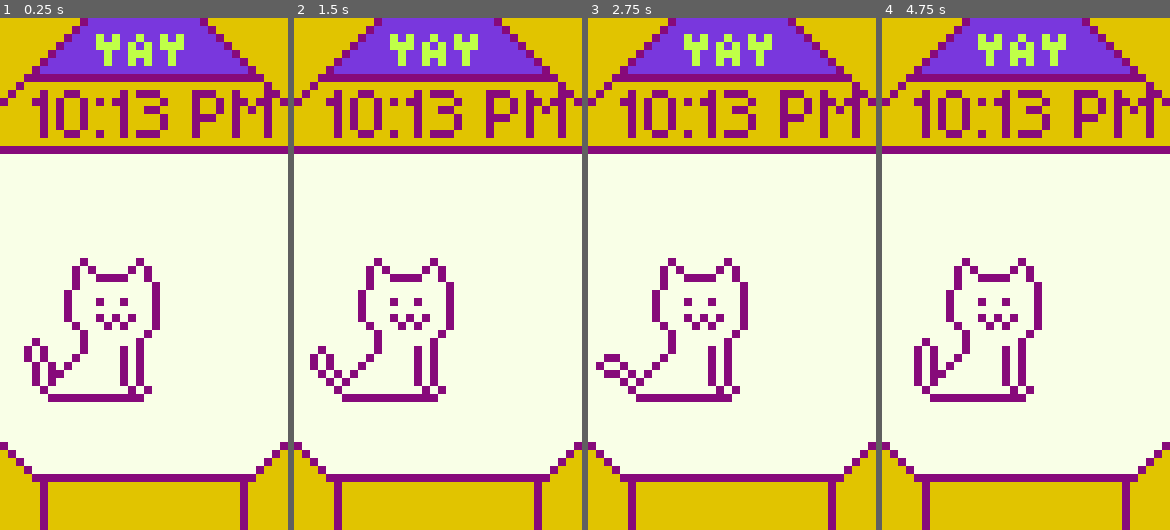
Above: before the commit, frames 1-4 (left to right).
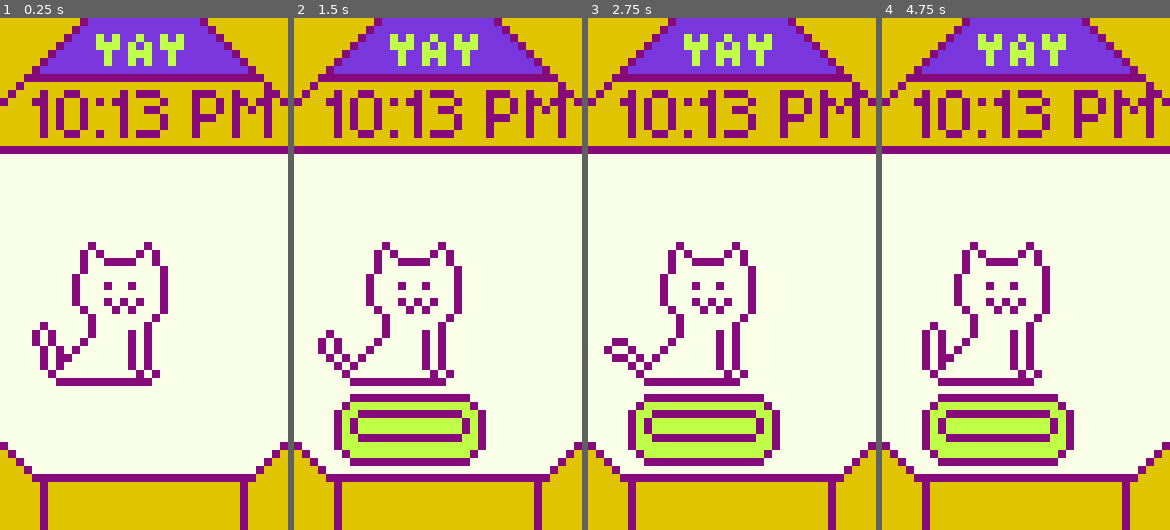
Above: after the commit, the same moments.

Repository: apollo-cool/tomakitty
Game: Godot game, scene res://scenes/main.tscn
Same seed, same stepped clock (60 frames per second), same inputs: the game is played once before the commit and once after it.
Inputs (mouse positions are in pixels of both pictures, inside the frame that each line leads up to):
- Up to frame 1 (0.25 s): no input
- Up to frame 2 (1.5 s): move the mouse to (501, 248) at 0.52 s; click (501, 248) at 0.67 s; move the mouse to (380, 299) at 1.27 s; click (380, 299) at 1.42 s
- Up to frame 3 (2.75 s): move the mouse to (821, 361) at 2.02 s; click (821, 361) at 2.17 s
- Up to frame 4 (4.75 s): move the mouse to (1011, 376) at 2.77 s; click (1011, 376) at 2.92 s; move the mouse to (1112, 350) at 3.52 s; click (1112, 350) at 3.67 s; tap Enter at 4.25 s; move the mouse to (939, 197) at 4.27 s; click (939, 197) at 4.42 s

The runs differ from the first frame. In frame 1, 5.3% of the frame differs, in the area x 8-59%, y 43-75%; in frame 2, 11%; in frame 3, 11%; in frame 4, 11%, in the area x 11-67%, y 43-88%.

Commit message:
Added Bed Logic

Diff:
--- a/scenes/game.tscn
+++ b/scenes/game.tscn
@@ -4,10 +4,13 @@
 [ext_resource type="Texture2D" uid="uid://dy2dsailrsi4i" path="res://assets/background.png" id="1_uwrxv"]
 [ext_resource type="PackedScene" uid="uid://0hswwu7ni0l1" path="res://scenes/ball.tscn" id="2_lbhrr"]
 [ext_resource type="PackedScene" uid="uid://56cv6b8ka5au" path="res://scenes/tomacat.tscn" id="2_yqjtg"]
+[ext_resource type="PackedScene" uid="uid://d2l58qtnmcgp4" path="res://scenes/bed.tscn" id="3_iywne"]
 
 [node name="Game" type="Node2D" unique_id=724130003]
 script = ExtResource("1_lnu2h")
+bed_position = Vector2(14, 52)
 ball_resource = ExtResource("2_lbhrr")
+bed_resource = ExtResource("3_iywne")
 
 [node name="Background" type="Sprite2D" parent="." unique_id=1596435337]
 position = Vector2(18, 32)
@@ -15,7 +18,7 @@
 
 [node name="Tomacat" parent="." unique_id=26261256 instance=ExtResource("2_yqjtg")]
 unique_name_in_owner = true
-position = Vector2(11, 39)
+position = Vector2(12, 37)
 
 [node name="Tick" type="Timer" parent="." unique_id=1372757979]
 unique_name_in_owner = true
@@ -23,4 +26,5 @@
 autostart = true
 
 [connection signal="im_bored" from="Tomacat" to="." method="_on_tomacat_im_bored"]
+[connection signal="im_tired" from="Tomacat" to="." method="_on_tomacat_im_tired"]
 [connection signal="timeout" from="Tick" to="." method="_on_tick"]
--- a/scenes/gui.gd
+++ /dev/null
@@ -1 +0,0 @@
-extends Control
--- a/scenes/main.tscn
+++ b/scenes/main.tscn
@@ -2,7 +2,7 @@
 
 [ext_resource type="Script" uid="uid://fv3q4gnb5wdg" path="res://scripts/main.gd" id="1_0wfyh"]
 [ext_resource type="PackedScene" uid="uid://3sdcsj5qit57" path="res://scenes/game.tscn" id="1_o5qli"]
-[ext_resource type="Script" uid="uid://bwh6cet8nkmsb" path="res://scenes/gui.gd" id="3_jyhfs"]
+[ext_resource type="Script" uid="uid://bwh6cet8nkmsb" path="res://scripts/gui.gd" id="3_jyhfs"]
 [ext_resource type="PackedScene" uid="uid://ckdwbel6dfyv3" path="res://scenes/time.tscn" id="3_sugp2"]
 
 [node name="Main" type="Node" unique_id=1000122704]
--- a/scripts/bed.gd
+++ b/scripts/bed.gd
@@ -3,6 +3,6 @@
 class_name Bed
 signal tomakitty_slept
 
-func _on_area_2d_input_event(_viewport: Node, event: InputEvent) -> void:
+func _on_area_2d_input_event(_viewport: Node, event: InputEvent, _shape_idx: int) -> void:
 	if (event is InputEventMouseButton):
-		tomakitty_slept.emit()
+		tomakitty_slept.emit(self)
--- a/scripts/game.gd
+++ b/scripts/game.gd
@@ -6,12 +6,18 @@
 @export var food_position: Vector2
 
 @export var ball_resource: PackedScene
+@export var bed_resource: PackedScene
+
 @onready var tomacat: Tomacat = %Tomacat
 @onready var tick: Timer = %Tick
 
 func _on_player_played(ball: Ball) -> void:
 	ball.queue_free()
 	tomacat.play_game()
+
+func _on_slept(bed: Bed) -> void:
+	bed.queue_free()
+	tomacat.bedtime()
 
 func _on_tomacat_im_bored() -> void:
 	var ball: Ball = ball_resource.instantiate()
@@ -23,7 +29,10 @@
 	print("Tomacat is hungry")
 
 func _on_tomacat_im_tired() -> void:
-	print("Tomacat is tired")
+	var bed: Bed = bed_resource.instantiate()
+	add_child(bed)
+	bed.position = bed_position
+	bed.tomakitty_slept.connect(_on_slept)
 
 func _on_tick() -> void:
 	tomacat.on_tick()
Renamed: scenes/gui.gd.uid -> scripts/gui.gd.uid
